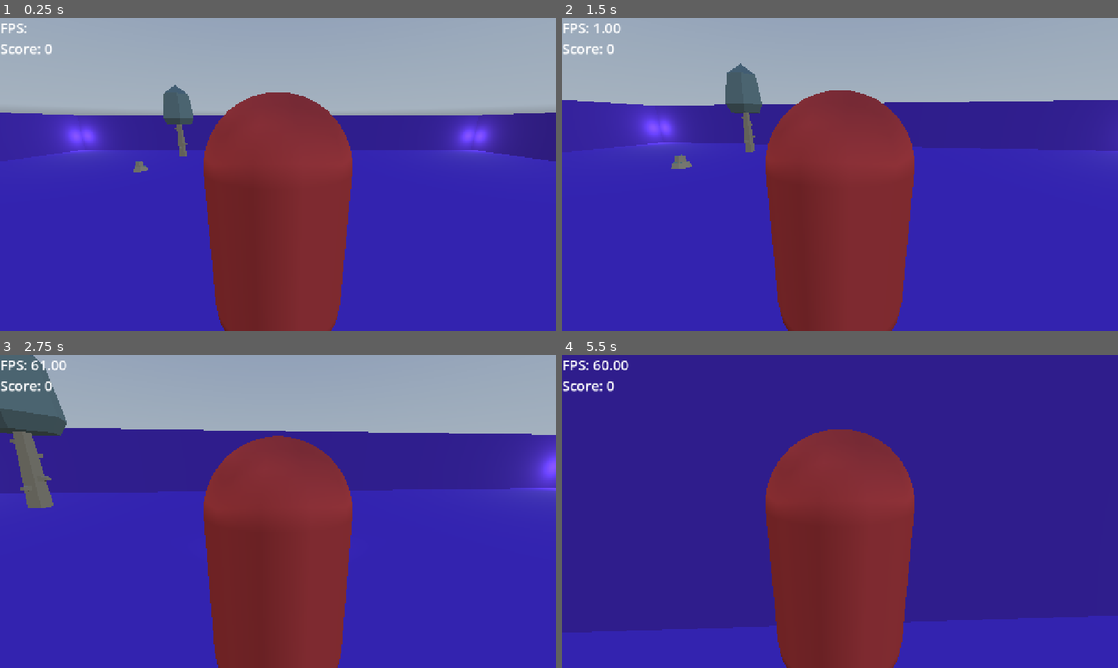
Above: before the commit, frames 1-4 (two rows, left to right).
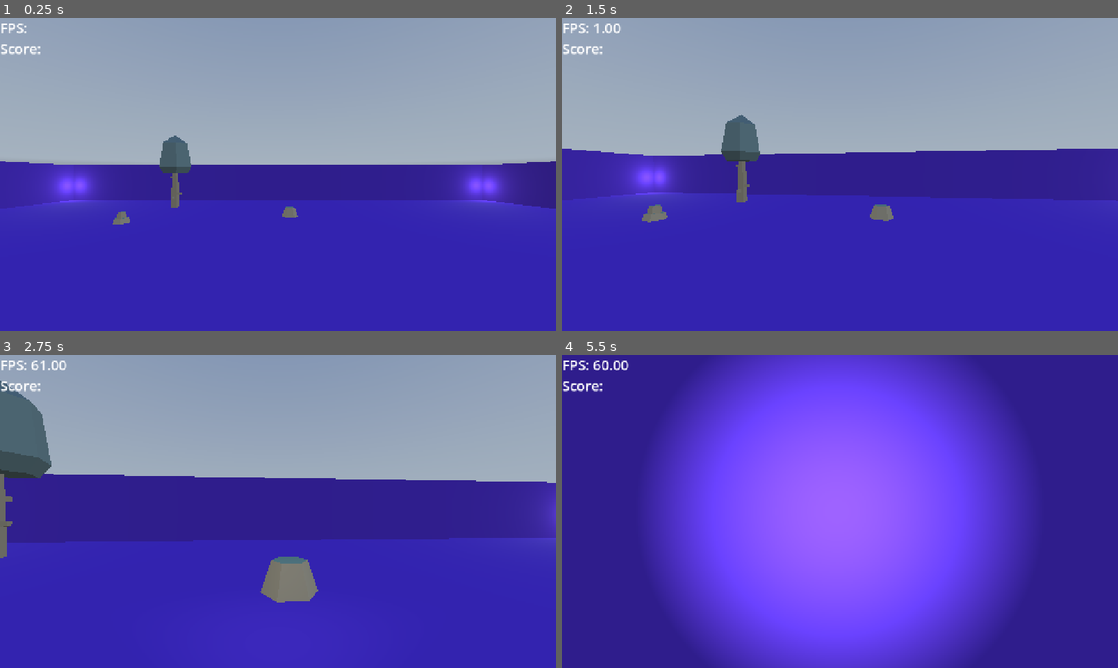
Above: after the commit, the same moments.

Repository: KealPetu/game-kapt-1
Game: Godot game, scene res://Scenes/Game.tscn
Two runs of this game, one before a commit and one after it. Both use one fixed random seed, a clock stepped at 60 frames per second and the inputs below. A sky picture missing from this copy of the repository is replaced by a grey-blue gradient. Sound files missing from this copy of the repository are replaced by a short silence.
Inputs (mouse positions are in pixels of both pictures, inside the frame that each line leads up to):
- Up to frame 1 (0.25 s): no input
- Up to frame 2 (1.5 s): move the mouse to (867, 174) at 0.52 s; hold F (flashlight_toggle) 0.53-1.28 s; hold W (forwards) from 0.53 s (still down); tap Space (jump) at 0.77 s; move the mouse to (812, 174) at 1.27 s; tap Shift (sprint) at 1.35 s
- Up to frame 3 (2.75 s): keep holding W (forwards); tap Space (jump) at 1.52 s; move the mouse to (289, 505) at 2.02 s; hold F (flashlight_toggle) from 2.03 s (still down)
- Up to frame 4 (5.5 s): keep holding W (forwards); move the mouse to (834, 517) at 2.77 s; release F (flashlight_toggle) at 2.78 s; tap Shift (sprint) at 2.85, 4.35 s; tap Space (jump) at 3.02, 3.77, 4.52 s; move the mouse to (878, 514) at 3.52 s; hold F (flashlight_toggle) 3.53-4.28 s; move the mouse to (795, 508) at 4.27 s; move the mouse to (845, 511) at 5.02 s; hold F (flashlight_toggle) from 5.03 s (still down)

The runs differ from the first frame. In frame 1, 36% of the frame differs, in the area x 0-100%, y 8-100%; in frame 2, 39%; in frame 3, 43%; in frame 4, 64%, in the area x 0-100%, y 0-100%.

Commit message:
Singletons implemented

Diff:
--- a/Scenes/Coin.tscn
+++ b/Scenes/Coin.tscn
@@ -2,7 +2,6 @@
 
 [ext_resource type="PackedScene" uid="uid://dk04687sfs345" path="res://Assets/Models/coin.glb" id="1_qrc3l"]
 [ext_resource type="Script" uid="uid://bw4dr3o2ygl5h" path="res://Scripts/Coin.gd" id="2_somhs"]
-[ext_resource type="AudioStream" uid="uid://cthbtcs42x1rj" path="res://Assets/Audio/pickupCoin.wav" id="3_wjfxq"]
 
 [sub_resource type="BoxShape3D" id="BoxShape3D_qrc3l"]
 size = Vector3(2.518367, 0.313916, 2.518367)
@@ -10,13 +9,10 @@
 [node name="Coin" unique_id=386511312 instance=ExtResource("1_qrc3l")]
 script = ExtResource("2_somhs")
 
-[node name="CollisionArea" type="Area3D" parent="Plane" parent_id_path=PackedInt32Array(1310327566) index="0" unique_id=364948915]
+[node name="CollisionArea" type="Area3D" parent="Plane" parent_id_path=PackedInt32Array(1544583886) index="0" unique_id=364948915]
 transform = Transform3D(1, 0, 0, 0, 1, 0, 0, 0, 1, -0.01811552, 0, -1.9692875)
 
 [node name="CollisionShape3D" type="CollisionShape3D" parent="Plane/CollisionArea" index="0" unique_id=1685523923]
 shape = SubResource("BoxShape3D_qrc3l")
 
-[node name="CoinPickedSFX" type="AudioStreamPlayer" parent="." index="1" unique_id=891329526]
-stream = ExtResource("3_wjfxq")
-
 [connection signal="body_entered" from="Plane/CollisionArea" to="." method="_on_collision_area_body_entered"]
--- a/Scenes/Levels/TestLevel.tscn
+++ b/Scenes/Levels/TestLevel.tscn
@@ -2,7 +2,6 @@
 
 [ext_resource type="PackedScene" uid="uid://dsbavickrgd64" path="res://Assets/Models/Enviroment/naturePack_014.glb" id="1_1mv4x"]
 [ext_resource type="Script" uid="uid://dn2ajg5242r43" path="res://Scripts/CoinSpawner.gd" id="1_a7u0l"]
-[ext_resource type="PackedScene" uid="uid://bygi8kqhpecn7" path="res://Scenes/Coin.tscn" id="1_ss4xl"]
 [ext_resource type="PackedScene" uid="uid://b8m7p7g443u10" path="res://Assets/Models/Enviroment/naturePack_017.glb" id="2_a7u0l"]
 [ext_resource type="PackedScene" uid="uid://cpxtnppwp6svr" path="res://Assets/Models/Enviroment/naturePack_021.glb" id="3_qhub5"]
 [ext_resource type="PackedScene" uid="uid://euneys0k6kqv" path="res://Assets/Models/Enviroment/naturePack_019.glb" id="4_cuare"]
@@ -45,12 +44,11 @@
 transform = Transform3D(1, 0, 0, 0, 1, 0, 0, 0, 1, -24, 0, -24)
 omni_range = 25.0
 
-[node name="Coins" type="Node3D" parent="." unique_id=1852524767]
+[node name="CoinSpawner" type="Node3D" parent="." unique_id=1852524767]
 transform = Transform3D(1, 0, 0, 0, -4.3711385e-08, -0.9999999, 0, 0.9999999, -4.3711385e-08, 0, 0, 4)
 script = ExtResource("1_a7u0l")
-coin_scene = ExtResource("1_ss4xl")
 
-[node name="CoinSpawnTimer" type="Timer" parent="Coins" unique_id=1576227471]
+[node name="CoinSpawnTimer" type="Timer" parent="CoinSpawner" unique_id=1576227471]
 
 [node name="Enviroment" type="Node3D" parent="." unique_id=913369016]
 
--- a/Scenes/Player.tscn
+++ b/Scenes/Player.tscn
@@ -21,7 +21,7 @@
 shape = SubResource("CapsuleShape3D_su5g8")
 
 [node name="Camera3D" type="Camera3D" parent="." unique_id=1954664511]
-transform = Transform3D(1, 2.165343e-08, 2.7240716e-09, -2.165343e-08, 0.96884024, 0.24768636, 2.7240716e-09, -0.24768636, 0.96884024, -1.2454053e-07, 0.81121135, 1.4245776)
+transform = Transform3D(1, 0, 0, 0, 1, 0, 0, 0, 1, 0, 0.5, 0)
 
 [node name="Flashlight" type="SpotLight3D" parent="." unique_id=1804550469]
 transform = Transform3D(1, 0, 0, 0, 1, 0, 0, 0, 1, 0, 0.5, 0)
--- a/Scripts/Coin.gd
+++ b/Scripts/Coin.gd
@@ -1,17 +1,9 @@
 extends Node3D
-
-@onready var coin_picked_sfx: AudioStreamPlayer = $CoinPickedSFX
 
 func _process(delta: float) -> void:
 	rotation_degrees.z += 180 * delta
 
-
 func _on_collision_area_body_entered(body: Node3D) -> void:
 	if body.is_in_group("Player"):
-		GameManager.update_score()
-		randomize()
-		var pitch: float = randf_range(0.9, 1.1)
-		coin_picked_sfx.pitch_scale = pitch
-		coin_picked_sfx.play()
-		await coin_picked_sfx.finished
+		EventBus.coin_collected.emit()
 		queue_free()
--- a/Scripts/CoinSpawner.gd
+++ b/Scripts/CoinSpawner.gd
@@ -1,15 +1,15 @@
 extends Node3D
 
 @onready var coin_spawn_timer: Timer = $CoinSpawnTimer
-@export var coin_scene: PackedScene
+const COIN_SCENE: PackedScene = preload("res://Scenes/Coin.tscn")
 
 func _ready() -> void:
 	coin_spawn_timer.timeout.connect(spawn_coin)
-	coin_spawn_timer.start(2.0)
+	coin_spawn_timer.start(3.0)
 
 func spawn_coin():
-	var coin_instance: Node3D = coin_scene.instantiate()
+	var coin_instance: Node3D = COIN_SCENE.instantiate()
 	randomize()
-	var coin_position: Vector3 = Vector3(randf_range(-20.0,20.0), randf_range(-20.0, 20.0), 0.0)
+	var coin_position: Vector3 = Vector3(randf_range(-20.0, 20.0), randf_range(-20.0, 20.0), 0.0)
 	coin_instance.position = coin_position
 	add_child(coin_instance)
--- a/Scripts/Singletons/GameManager.gd
+++ /dev/null
@@ -1,6 +0,0 @@
-extends Node
-
-var score: int = 0
-
-func update_score():
-	score += 1
--- a/Scripts/UI.gd
+++ b/Scripts/UI.gd
@@ -8,9 +8,10 @@
 func _ready() -> void:
 	fps_updater_timer.timeout.connect(update_fps_text_label)
 	fps_updater_timer.start(1.0)
+	EventBus.score_changed.connect(_on_score_updated)
 
-func _process(delta: float) -> void:
-	score_label.text = "Score: " + str(GameManager.score)
+func _on_score_updated() -> void:
+	score_label.text = "Score: " + str(ScoreManager.score)
 
 func update_fps_text_label() -> void:
 	fps_label.text = "FPS: " + ("%.2f" % Engine.get_frames_per_second())
--- /dev/null
+++ b/Singletons/AudioManager.gd
@@ -0,0 +1,18 @@
+extends Node
+
+@onready var sfx_player: AudioStreamPlayer = $SFXPlayer
+
+func _ready():
+	EventBus.coin_collected.connect(_on_coin_collected)
+
+func _on_coin_collected():
+	play_sfx("pickupCoin")
+
+func play_sfx(name: String):
+	var stream = load("res://Assets/Audio/%s.wav" % name)
+	sfx_player.stream = stream
+	randomize()
+	sfx_player.pitch_scale = randf_range(0.9, 1.1)
+	if sfx_player.playing:
+		sfx_player.stop()
+	sfx_player.play()
--- /dev/null
+++ b/Singletons/AudioManager.tscn
@@ -0,0 +1,10 @@
+[gd_scene format=3 uid="uid://dsh4pvqqgrj0b"]
+
+[ext_resource type="Script" uid="uid://crmi37g6gnoxy" path="res://Singletons/AudioManager.gd" id="1_bss8u"]
+[ext_resource type="AudioStream" uid="uid://cthbtcs42x1rj" path="res://Assets/Audio/pickupCoin.wav" id="2_qa3ht"]
+
+[node name="AudioManager" type="Node" unique_id=2032219967]
+script = ExtResource("1_bss8u")
+
+[node name="SFXPlayer" type="AudioStreamPlayer" parent="." unique_id=622374233]
+stream = ExtResource("2_qa3ht")
--- /dev/null
+++ b/Singletons/EventBus.gd
@@ -0,0 +1,4 @@
+extends Node
+
+signal coin_collected
+signal score_changed
--- /dev/null
+++ b/Singletons/ScoreManager.gd
@@ -0,0 +1,10 @@
+extends Node
+
+var score: int = 0
+
+func _ready():
+	EventBus.coin_collected.connect(_on_coin_collected)
+
+func _on_coin_collected():
+	score += 1
+	EventBus.score_changed.emit()
--- a/project.godot
+++ b/project.godot
@@ -17,7 +17,9 @@
 
 [autoload]
 
-GameManager="*uid://cfw1sw88bwqjj"
+EventBus="*uid://cdmdnjx1yucf1"
+ScoreManager="*uid://b5l30tss6ynb8"
+AudioManager="*uid://dsh4pvqqgrj0b"
 
 [display]
 
Not shown, removed: Scripts/Singletons/GameManager.gd.uid
Not shown, added: Singletons/AudioManager.gd.uid
Not shown, added: Singletons/EventBus.gd.uid
Not shown, added: Singletons/ScoreManager.gd.uid
